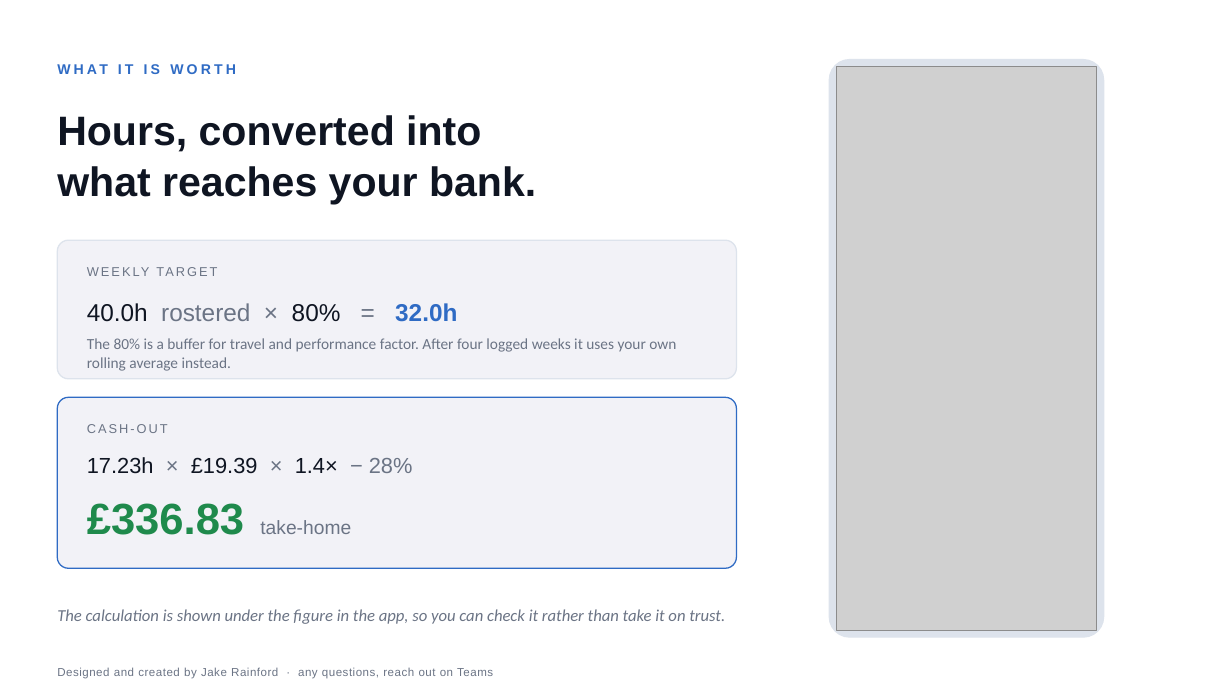
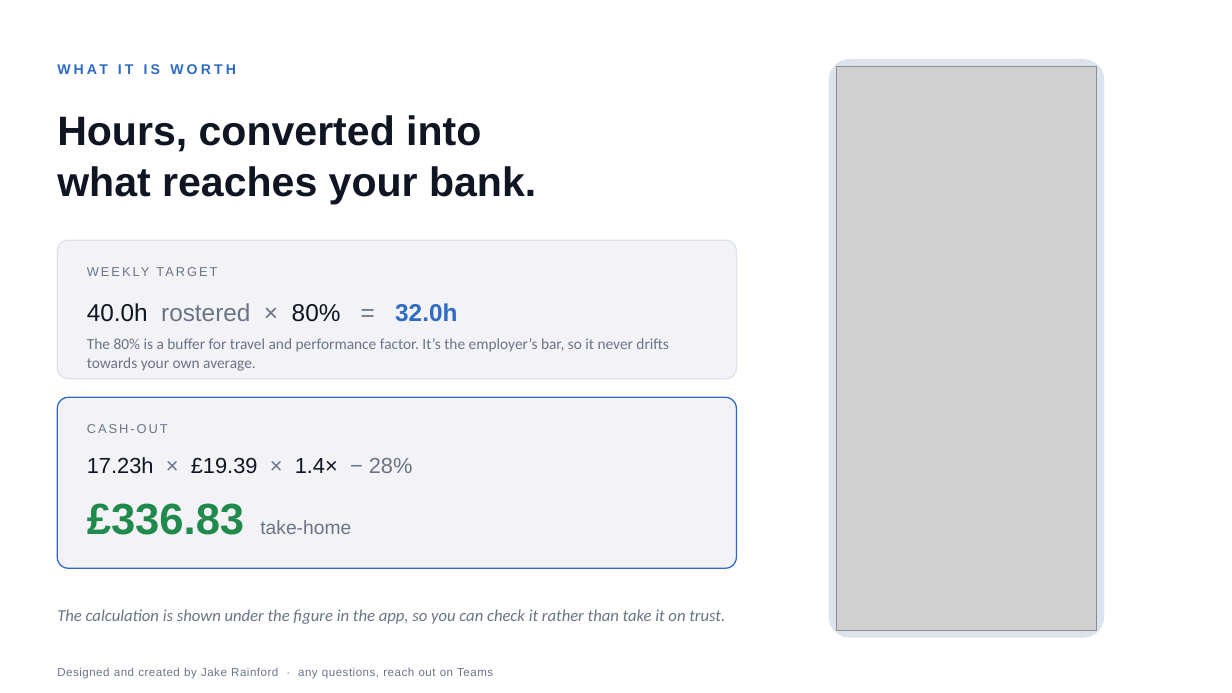
Before and after one commit to belacorg/CTAPTracker, a slide deck: slide 6 of docs/presentation/CTAP-Tracker.pptx. Drawn at 1232x693 pixels with LibreOffice and Linux fonts; fonts in the diff are those of the drawing; grey boxes stand for pictures. Boxes give left, top, right and bottom in pixels: in the first picture for what was removed or moved away, otherwise in the second. Text is boxed around its words. In the diff, an @@ line names an element or a change of style, - is before the commit and + after.

```diff
--- a/docs/presentation/CTAP-Tracker.pptx
+++ b/docs/presentation/CTAP-Tracker.pptx
@@ text at (87, 338, 668, 371): text changed @@
-The 80% is a buffer for travel and performance factor. After four logged weeks it uses your own rolling average instead.
+The 80% is a buffer for travel and performance factor. It’s the employer’s bar, so it never drifts towards your own average.
```
Also in this commit, not shown: 2 other slides changed, 2 other files.
